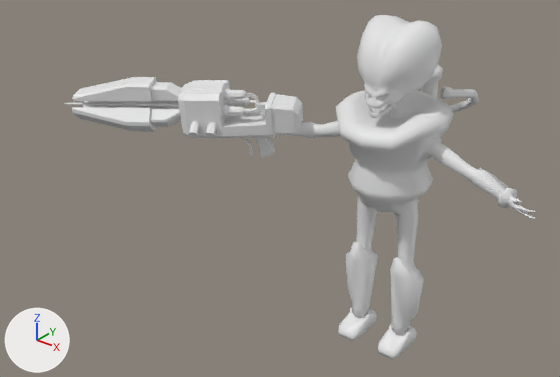
An edit to the Blender file Tools/Models/Players/martian.blend, drawn before and after from the same camera.
Both versions are drawn from a camera (50 mm lens) standing at (61.6, -93.5, 74.9) and looking at (-17.7, 5.7, 13.5). The axes (+X, +Y, +Z) are drawn at lower left. The lights are the same throughout. Mesh edges are drawn as thin lines on the coarser meshes.

Objects in the first picture: 'Body', 'newviolator'.
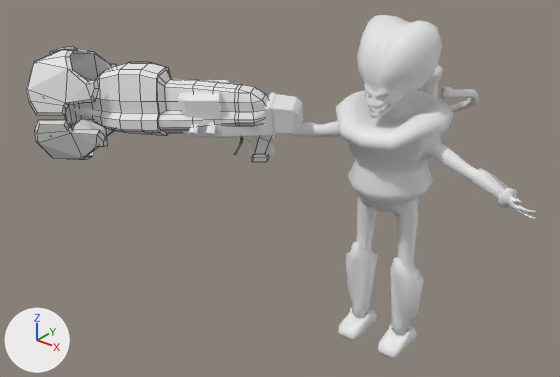
Boxes [x1, y1, x2, y2] around the edits, measured in the pictures (560 x 377 px):
'minderaser', added: after [26, 47, 271, 162]
'newviolator', unchanged, covered by the edit: before [65, 77, 303, 158]; after [72, 80, 303, 157]

What the commit changed:
Material 'None_minderaser.jpg' (mat_none_minderaser_jpg) is new.
Its base color is (0.8, 0.8, 0.8) (white #e7e7e7).
Mesh me_minderaser is new.
It has 454 vertices, 436 faces and spans x -0.04..12.5, y -4.71..-0.39, z -0.74..5.31.
It uses material mat_none_minderaser_jpg (its picture is missing).
Object 'minderaser' (ob_minderaser) is new; it shows me_minderaser.
Its location is (-16.8, -1.1, 16.6).
Its rotation in degrees is (-0.5, -1.1, -154).
Its scale is (3.55, 3.55, 3.55).
